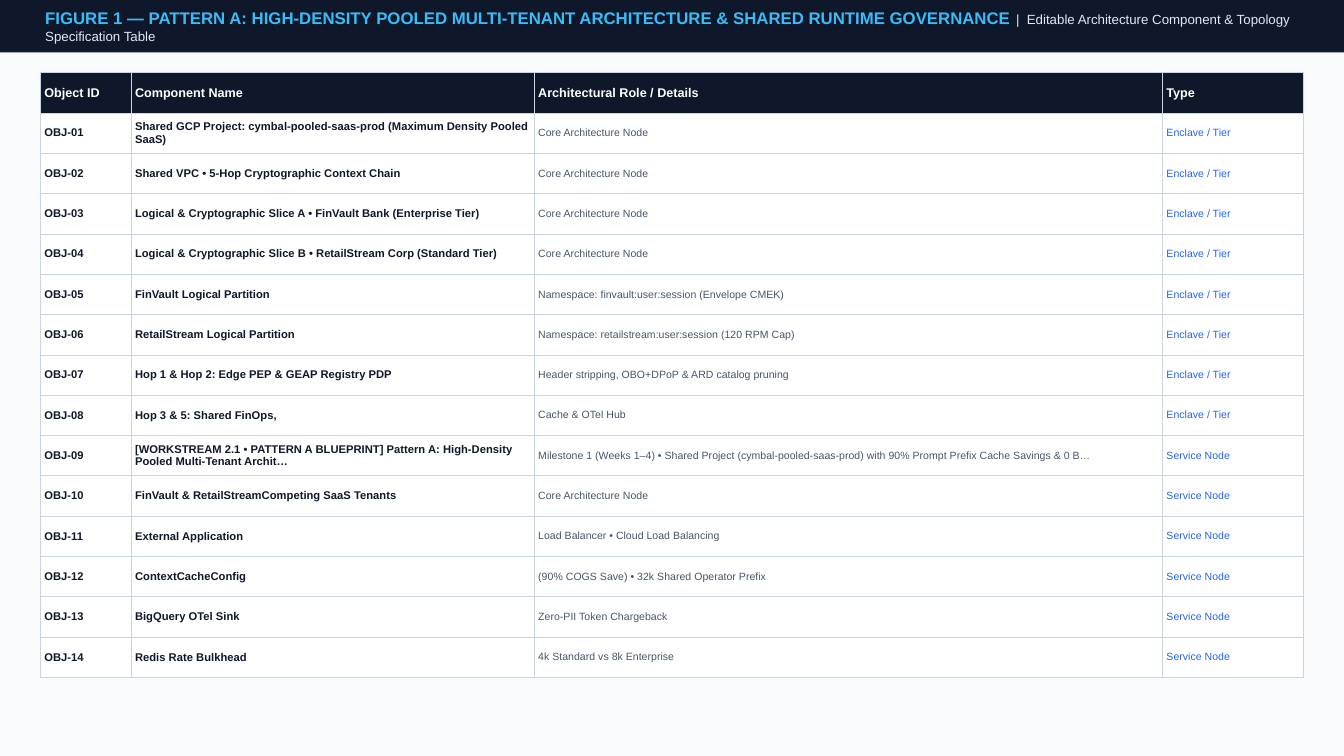
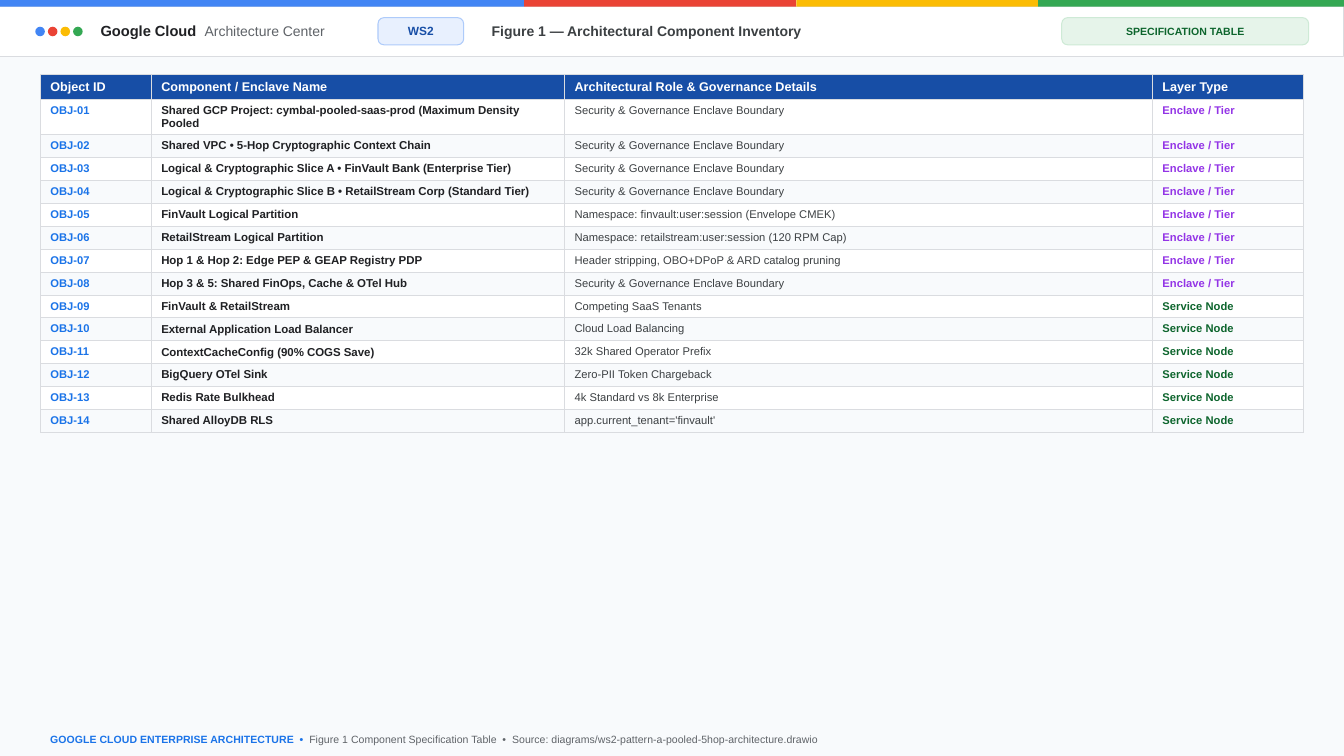
Before and after one commit to nitinaggarwal-12/blogs, a slide deck: slide 16 of slides/geap-multi-tenancy-all-workstreams-editable-slides.pptx. Drawn at 1344x756 pixels with LibreOffice and Linux fonts; fonts in the diff are those of the drawing. Boxes give left, top, right and bottom in pixels: in the first picture for what was removed or moved away, otherwise in the second. Text is boxed around its words. In the diff, an @@ line names an element or a change of style, - is before the commit and + after.

Commit message:
feat(slides+portal): add PromptCanvas Cloud Viewer & Open with Google Slides/Docs split-pill, fix Google Slides OOXML text-box shrink/insets & arrowheads, sync 6 decks + 6 blogs to Drive v3

```diff
--- a/slides/geap-multi-tenancy-all-workstreams-editable-slides.pptx
+++ b/slides/geap-multi-tenancy-all-workstreams-editable-slides.pptx
@@ rectangle: place and size @@
-rectangle at [0, 0, 1344, 52]
+rectangle at [0, 7, 1344, 56]
@@ rectangle at [0, 7, 1344, 56]: fill #0F172A to #FFFFFF; outline none to #DADCE0 0.75 pt @@
@@ rectangle added at [0, 0, 524, 7], fill #4285F4 @@
@@ ellipse added at [35, 27, 45, 37], fill #4285F4 @@
@@ text removed at [45, 12, 1290, 44] @@
-FIGURE 1 — PATTERN A: HIGH-DENSITY POOLED MULTI-TENANT ARCHITECTURE & SHARED RUNTIME GOVERNANCE | Editable Architecture Component & Topology Specification Table
@@ ellipse added at [47, 27, 57, 37], fill #EA4335 @@
@@ ellipse added at [60, 27, 71, 37], fill #FBBC04 @@
@@ ellipse added at [73, 27, 83, 37], fill #34A853 @@
@@ text added at [101, 25, 325, 39], 10 pt, text #5F6368 @@
+Google Cloud Architecture Center
@@ rounded rectangle added at [378, 17, 464, 44], fill #E8F0FE, outline #AECBFA 0.75 pt @@
@@ text added at [408, 27, 434, 35], 8.5 pt, text #174EA6, bold @@
+WS2
@@ text added at [492, 26, 801, 39], 10 pt, text #3C4043, bold @@
+Figure 1 — Architectural Component Inventory
@@ rectangle added at [524, 0, 797, 7], fill #EA4335 @@
@@ rectangle added at [797, 0, 1038, 7], fill #FBBC04 @@
@@ rectangle added at [1038, 0, 1344, 7], fill #34A853 @@
@@ rounded rectangle added at [1062, 17, 1309, 44], fill #E6F4EA, outline #CEEAD6 0.75 pt @@
@@ text added at [1126, 27, 1244, 35], 7.5 pt, text #0D652D, bold @@
+SPECIFICATION TABLE
@@ table at [40, 75, 1304, 431] @@
-row 1: Object ID | Component Name | Architectural Role / Details | Type
+row 1: Object ID | Component / Enclave Name | Architectural Role & Governance Details | Layer Type
-row 2, column 2: Shared GCP Project: cymbal-pooled-saas-prod (Maximum Density Pooled SaaS)
+row 2, column 2: Shared GCP Project: cymbal-pooled-saas-prod (Maximum Density Pooled
-row 2, column 3: Core Architecture Node
+row 2, column 3: Security & Governance Enclave Boundary
-row 3, column 3: Core Architecture Node
+row 3, column 3: Security & Governance Enclave Boundary
-row 4, column 3: Core Architecture Node
+row 4, column 3: Security & Governance Enclave Boundary
-row 5, column 3: Core Architecture Node
+row 5, column 3: Security & Governance Enclave Boundary
-row 9, column 2: Hop 3 & 5: Shared FinOps,
+row 9, column 2: Hop 3 & 5: Shared FinOps, Cache & OTel Hub
-row 9, column 3: Cache & OTel Hub
+row 9, column 3: Security & Governance Enclave Boundary
-row 10, column 2: [WORKSTREAM 2.1 • PATTERN A BLUEPRINT] Pattern A: High-Density Pooled Multi-Tenant Archit…
+row 10, column 2: FinVault & RetailStream
-row 10, column 3: Milestone 1 (Weeks 1–4) • Shared Project (cymbal-pooled-saas-prod) with 90% Prompt Prefix Cache Savings & 0 B…
+row 10, column 3: Competing SaaS Tenants
-row 11, column 2: FinVault & RetailStreamCompeting SaaS Tenants
+row 11, column 2: External Application Load Balancer
-row 11, column 3: Core Architecture Node
+row 11, column 3: Cloud Load Balancing
-row 12, column 2: External Application
+row 12, column 2: ContextCacheConfig (90% COGS Save)
-row 12, column 3: Load Balancer • Cloud Load Balancing
+row 12, column 3: 32k Shared Operator Prefix
-row 13, column 2: ContextCacheConfig
+row 13, column 2: BigQuery OTel Sink
-row 13, column 3: (90% COGS Save) • 32k Shared Operator Prefix
+row 13, column 3: Zero-PII Token Chargeback
-row 14, column 2: BigQuery OTel Sink
+row 14, column 2: Redis Rate Bulkhead
-row 14, column 3: Zero-PII Token Chargeback
+row 14, column 3: 4k Standard vs 8k Enterprise
-row 15, column 2: Redis Rate Bulkhead
+row 15, column 2: Shared AlloyDB RLS
-row 15, column 3: 4k Standard vs 8k Enterprise
+row 15, column 3: app.current_tenant='finvault'
@@ fill #0F172A to #174EA6 in row 1 @@
@@ fill #FFFFFF to #F8FAFC in 28 cells @@
@@ text colour #0F172A to #1A73E8 in "OBJ-01", "OBJ-02", "OBJ-03", "OBJ-04" and 10 more places @@
@@ size 7.5 to 8 pt in "Enclave / Tier", "Enclave / Tier", "Enclave / Tier", "Enclave / Tier" and 13 more places @@
@@ text colour #2563EB to #9334E6 in "Enclave / Tier", "Enclave / Tier", "Enclave / Tier", "Enclave / Tier" and 4 more places @@
@@ bold on in "Enclave / Tier", "Enclave / Tier", "Enclave / Tier", "Enclave / Tier" and 10 more places @@
@@ size 8 to 8.2 pt, text colour #0F172A to #202124 in "Shared VPC • 5-Hop Cryptographic Context Chain", "Logical & Cryptographic Slice A • FinVault ...", "Logical & Cryptographic Slice B • RetailStream ...", "FinVault Logical Partition" and 2 more places @@
@@ text colour #475569 to #3C4043 in "Namespace: finvault:user:session (Envelope CMEK)", "Namespace: retailstream:user:session (120 RPM Cap)", "Header stripping, OBO+DPoP & ARD catalog pruning" @@
@@ text colour #2563EB to #0D652D in "Service Node", "Service Node", "Service Node", "Service Node" and 2 more places @@
@@ borders changed @@
@@ text added at [50, 735, 817, 745], 7.5 pt, text #5F6368 @@
+GOOGLE CLOUD ENTERPRISE ARCHITECTURE • Figure 1 Component Specification Table • Source: diagrams/ws2-pattern-a-pooled-5hop-architecture.drawio
```
Also in this commit, not shown: 46 other slides changed, 13 slides added, 13 slides removed, 17 other files.
